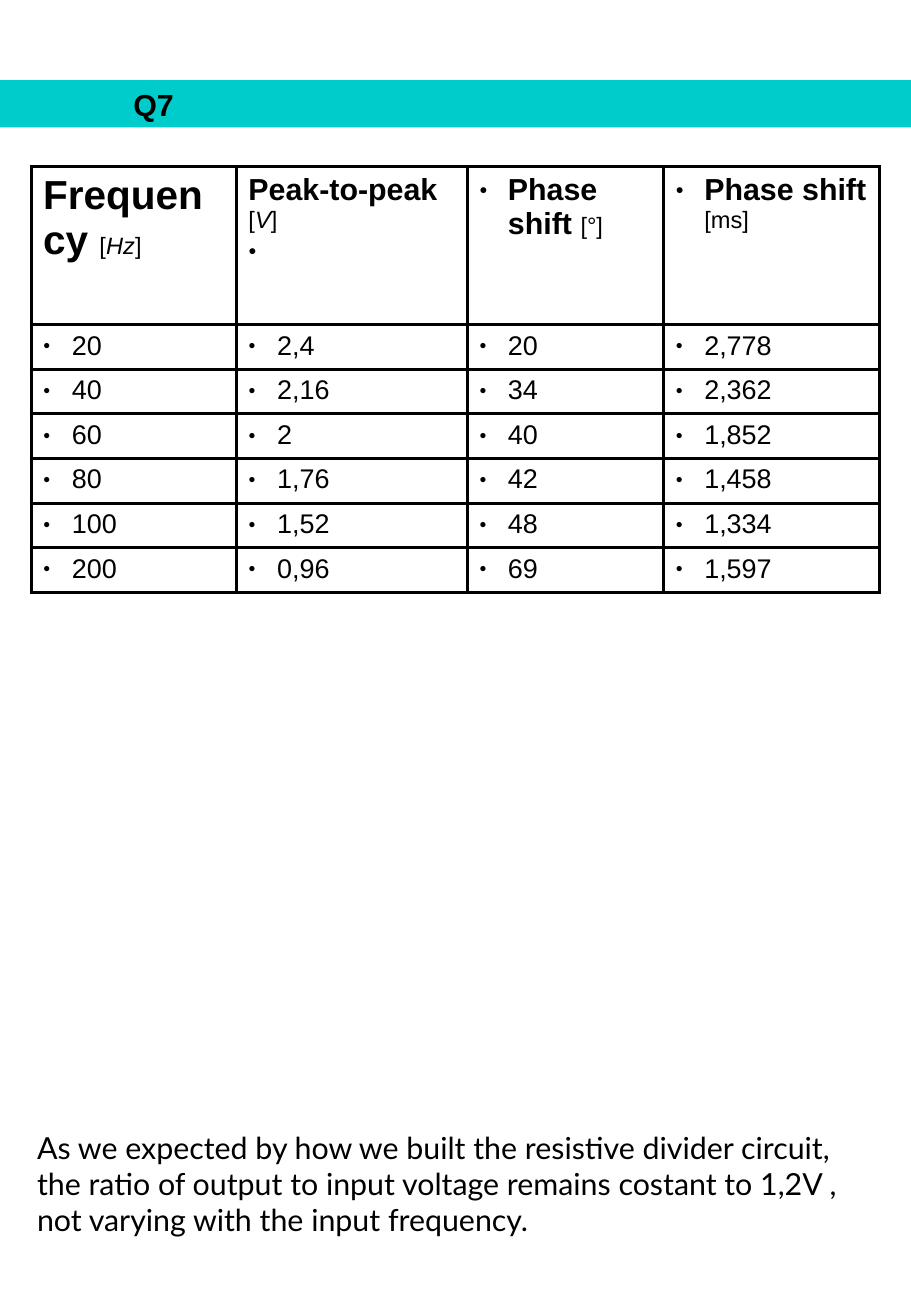
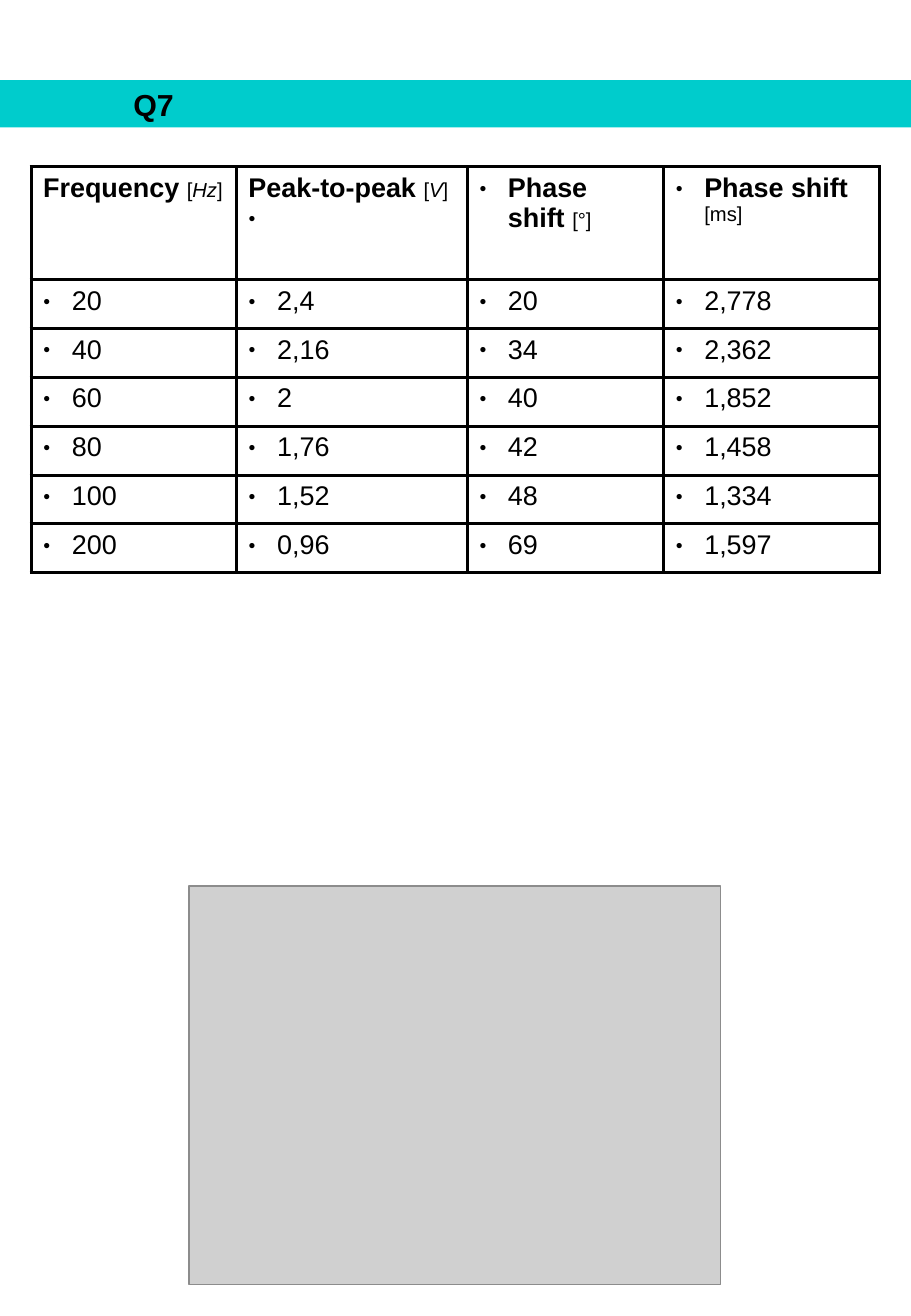
Before and after one commit to PietroGriffa/IRM19, a slide deck: slide 3 of Lab 03/PostLab03.odp. Drawn at 911x1316 pixels with LibreOffice and Linux fonts; fonts in the diff are those of the drawing; grey boxes stand for pictures. Boxes give left, top, right and bottom in pixels: in the first picture for what was removed or moved away, otherwise in the second. Text is boxed around its words. In the diff, an @@ line names an element or a change of style, - is before the commit and + after.

```diff
--- a/Lab 03/PostLab03.odp
+++ b/Lab 03/PostLab03.odp
@@ table at <box>32,166,881,562</box> @@
@@ size 24 to 16 pt in "Frequency" @@
@@ size 14 to 12 pt in "[Hz]", "[V]", "[°]", "[ms]" @@
@@ size 18 to 16 pt in "Peak-to-peak", "Phase shift", "Phase shift" @@
@@ picture added at <box>189,885,720,1284</box> @@
@@ text removed at <box>37,1136,830,1237</box> @@
-As we expected by how we built the resistive divider circuit, the ratio of output to input voltage remains costant to 1,2V , not varying with the input frequency.
```
Also in this commit, not shown: 1 other slide changed, 1 slide added, 1 slide removed.
